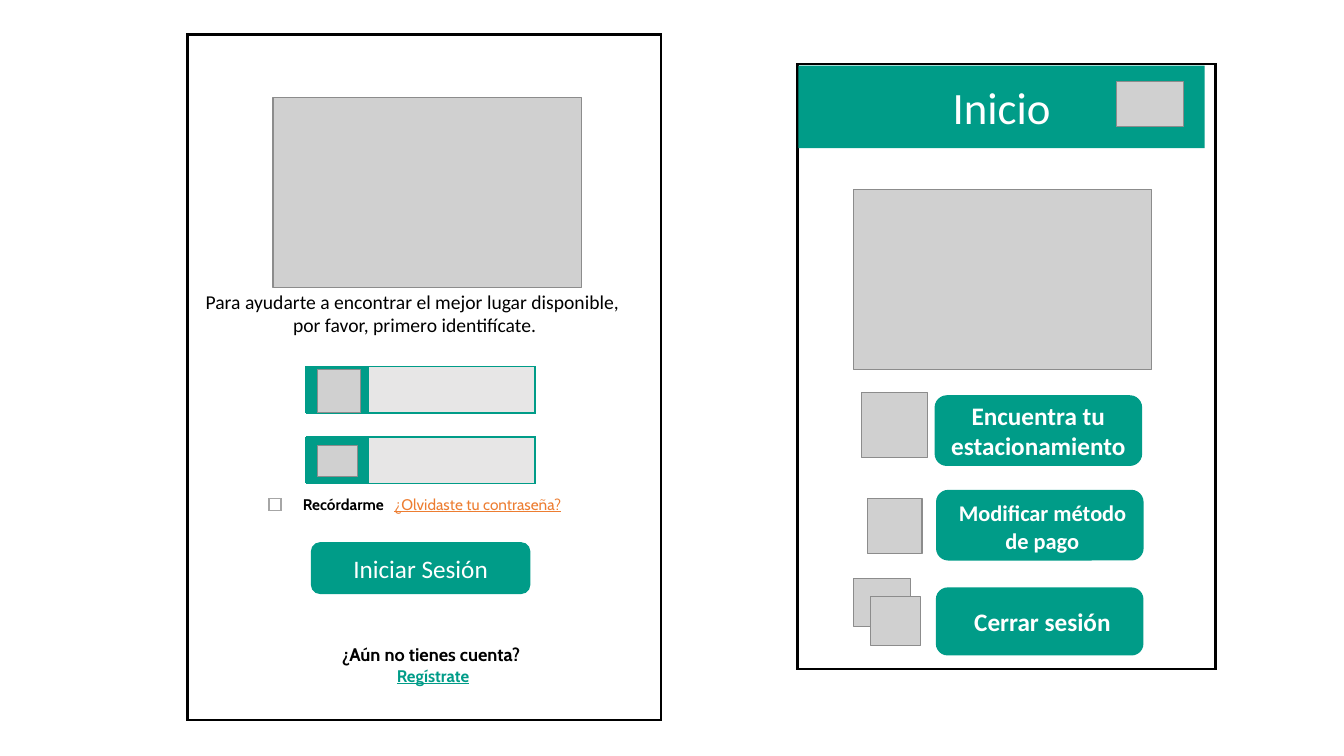
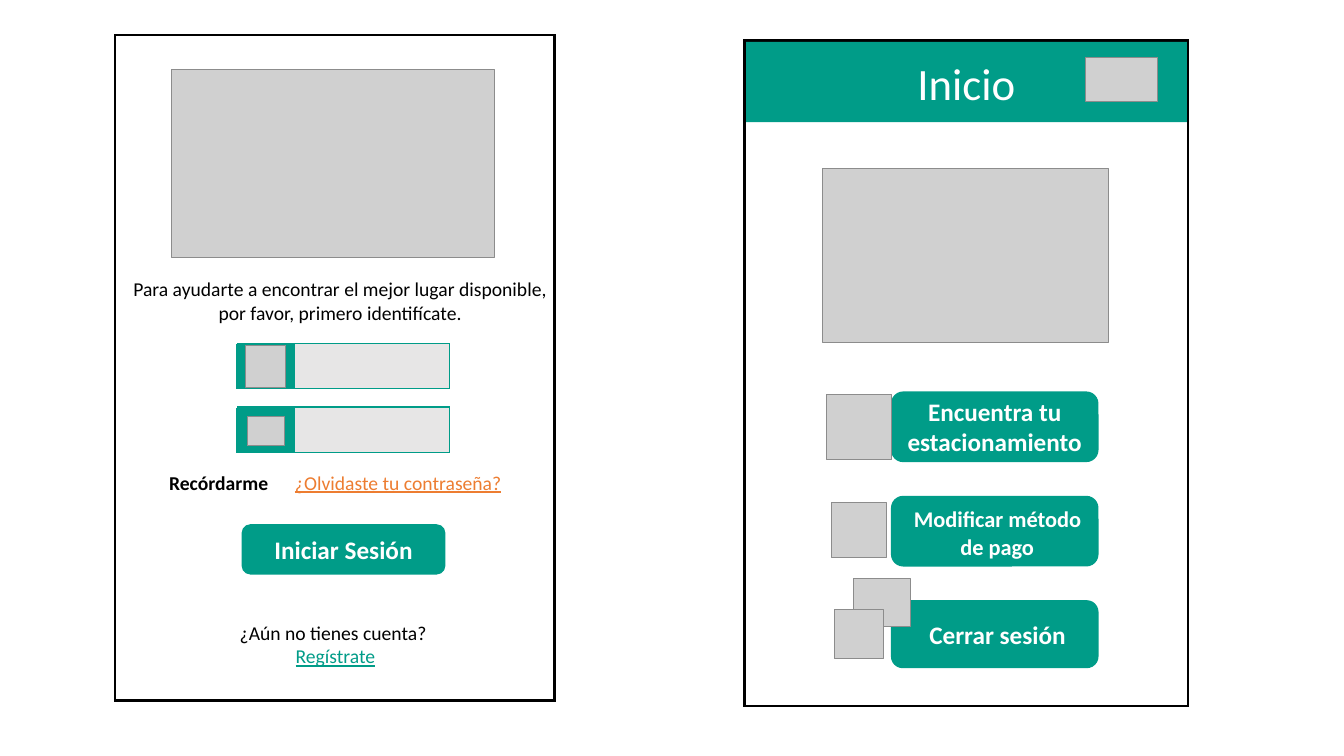
Before and after one commit to ajbeem/iotserver, a slide deck: slide 4 of documentation/MapaNavegacion.pptm. Drawn at 1344x756 pixels with LibreOffice and Linux fonts; fonts in the diff are those of the drawing; grey boxes stand for pictures. Boxes give left, top, right and bottom in pixels: in the first picture for what was removed or moved away, otherwise in the second. Text is boxed around its words. In the diff, an @@ line names an element or a change of style, - is before the commit and + after.

```diff
--- a/documentation/MapaNavegacion.pptm
+++ b/documentation/MapaNavegacion.pptm
@@ rectangle: place and size @@
-rectangle at box(188, 34, 661, 720)
+rectangle at box(115, 35, 555, 701)
@@ rectangle: place and size @@
-rectangle at box(798, 65, 1216, 669)
+rectangle at box(745, 40, 1189, 706)
@@ rectangle "Inicio": place and size @@
-rectangle "Inicio" at box(799, 66, 1205, 148)
+rectangle "Inicio" at box(746, 42, 1187, 123)
@@ picture: place and size @@
-picture at box(1117, 82, 1184, 127)
+picture at box(1086, 57, 1158, 102)
@@ picture added at box(171, 70, 494, 258) @@
@@ picture removed at box(273, 98, 582, 287) @@
@@ picture: place and size @@
-picture at box(854, 190, 1152, 370)
+picture at box(823, 168, 1109, 342)
@@ text "Para ayudarte a encontrar el ...": place and size @@
-text "Para ayudarte a encontrar el ..." at box(206, 295, 618, 335)
+text "Para ayudarte a encontrar el ..." at box(133, 282, 546, 323)
@@ rectangle: place and size @@
-rectangle at box(307, 367, 369, 412)
+rectangle at box(237, 345, 294, 388)
@@ rectangle: place and size @@
-rectangle at box(307, 366, 535, 412)
+rectangle at box(237, 344, 450, 389)
@@ picture: place and size @@
-picture at box(318, 369, 361, 412)
+picture at box(246, 345, 286, 387)
@@ rectangle: place and size @@
-rectangle at box(307, 438, 369, 483)
+rectangle at box(237, 408, 294, 452)
@@ rectangle: place and size @@
-rectangle at box(307, 438, 535, 484)
+rectangle at box(237, 407, 450, 453)
@@ picture: place and size @@
-picture at box(318, 446, 358, 476)
+picture at box(247, 416, 284, 446)
@@ picture: place and size @@
-picture at box(862, 392, 928, 458)
+picture at box(827, 394, 892, 460)
@@ rounded rectangle "Encuentra tu estacionamiento": place and size @@
-rounded rectangle "Encuentra tu estacionamiento" at box(936, 396, 1142, 466)
+rounded rectangle "Encuentra tu estacionamiento" at box(892, 392, 1099, 462)
@@ text "Recórdarme ¿Olvidaste tu contraseña?": place and size @@
-text "Recórdarme ¿Olvidaste tu contraseña?" at box(303, 498, 561, 514)
+text "Recórdarme ¿Olvidaste tu contraseña?" at box(169, 476, 501, 494)
@@ text "Recórdarme ¿Olvidaste tu contraseña?" at box(169, 476, 501, 494): size 11 to 14 pt, font Cabin to Calibri @@
@@ rectangle removed at box(269, 498, 281, 510) @@
@@ picture: place and size @@
-picture at box(867, 499, 922, 554)
+picture at box(832, 503, 886, 558)
@@ rounded rectangle "Modificar método": place and size @@
-rounded rectangle "Modificar método" at box(937, 491, 1143, 561)
+rounded rectangle "Modificar método" at box(892, 497, 1099, 567)
@@ rounded rectangle "Iniciar Sesión": place and size @@
-rounded rectangle "Iniciar Sesión" at box(312, 543, 529, 594)
+rounded rectangle "Iniciar Sesión" at box(242, 525, 445, 575)
@@ rounded rectangle "Iniciar Sesión" at box(242, 525, 445, 575): bold on @@
@@ text "¿Aún no tienes cuenta?": place and size @@
-text "¿Aún no tienes cuenta?" at box(342, 647, 520, 686)
+text "¿Aún no tienes cuenta?" at box(240, 626, 426, 667)
@@ text "¿Aún no tienes cuenta?" at box(240, 626, 426, 667): size 13 to 14 pt in "¿Aún no tienes cuenta?"; font Cabin to Calibri, bold off; size 12 to 14 pt in "Regístrate" @@
@@ picture: place and size @@
-picture at box(871, 596, 921, 645)
+picture at box(835, 610, 884, 659)
@@ rounded rectangle "Cerrar sesión": place and size @@
-rounded rectangle "Cerrar sesión" at box(937, 588, 1143, 654)
+rounded rectangle "Cerrar sesión" at box(892, 601, 1099, 667)
```
Also in this commit, not shown: 3 other slides changed, 3 slides added, 1 slide removed.
